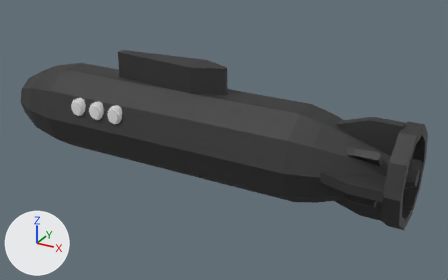
Renders of the glTF model static/models/Submarine.glb from each side of a commit.
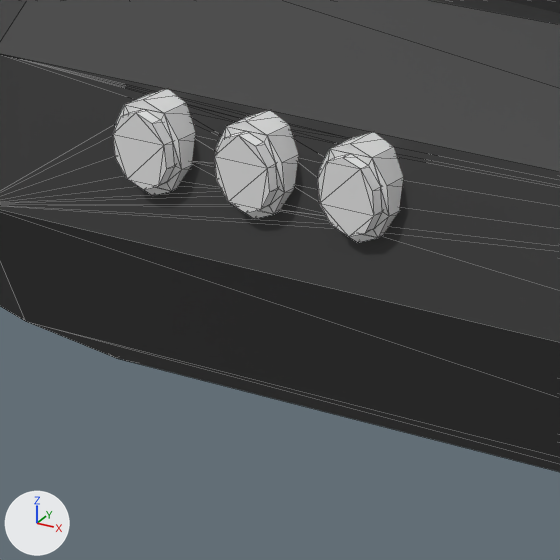
There are two pictures of each version: one whole from a 50 mm camera at (35.0, -43.2, 21.8) aimed at (10.0, 2.2, -0.9), one close up on the part from 11% to 34% of the width and 29% to 65% of the height. Every picture has the same lights, and +X, +Y and +Z are marked at lower left. The close-ups show mesh edges as thin lines. Where no turn or scale is listed for an object, it has been applied to the vertices.

The first close-up shows 'Body', 'Cylinder.003', 'Cylinder.007', 'Cylinder.010', 'Frame 1', 'Frame 2', 'Frame 3'.
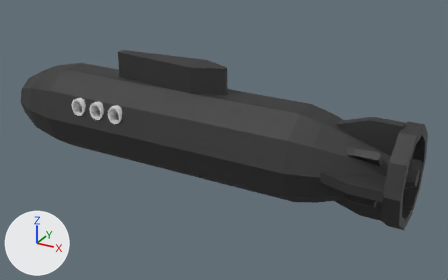
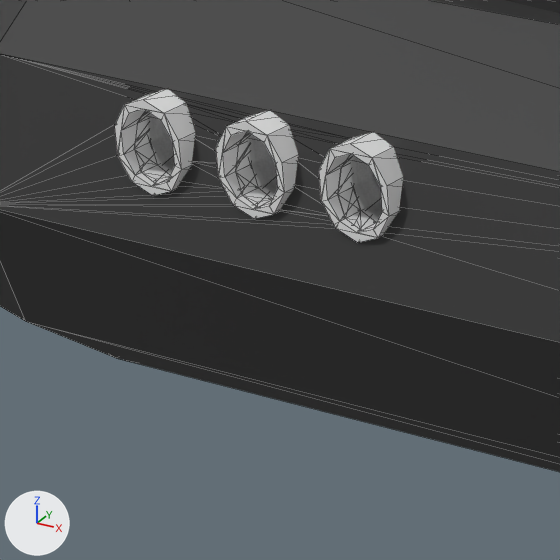
Edits to the scene script, one JSON object a line:
```json
{"op": "remove", "block": "ob_cylinder_003", "code": ["ob_cylinder_003 = bpy.data.objects.new('Cylinder.003', me_cylinder_009)", "ob_cylinder_003.location = (2.01, -2.7, 1.84)", "ob_cylinder_003.rotation_euler = (1.571, 0.0, 0.0)  # degrees (90, 0, 0)", "ob_cylinder_003.scale = (-0.561, 0.658, 0.811)"]}
{"op": "remove", "block": "ob_cylinder_007", "code": ["ob_cylinder_007 = bpy.data.objects.new('Cylinder.007', me_cylinder_012)", "ob_cylinder_007.location = (-0.05, -2.7, 1.84)", "ob_cylinder_007.rotation_euler = (1.571, 0.0, 0.0)  # degrees (90, 0, 0)", "ob_cylinder_007.scale = (-0.561, 0.658, 0.811)"]}
{"op": "remove", "block": "ob_cylinder_010", "code": ["ob_cylinder_010 = bpy.data.objects.new('Cylinder.010', me_cylinder_015)", "ob_cylinder_010.location = (-2.13, -2.7, 1.84)", "ob_cylinder_010.rotation_euler = (1.571, 0.0, 0.0)  # degrees (90, 0, 0)", "ob_cylinder_010.scale = (-0.561, 0.658, 0.811)"]}
```

Changed parts and their boxes (x1, y1, x2, y2) in the close-ups (560 x 560 px):
```json
{"object": "Cylinder.003", "change": "deleted", "before": [318, 154, 382, 237]}
{"object": "Cylinder.007", "change": "deleted", "before": [214, 131, 278, 213]}
{"object": "Cylinder.010", "change": "deleted", "before": [113, 109, 175, 190]}
```
